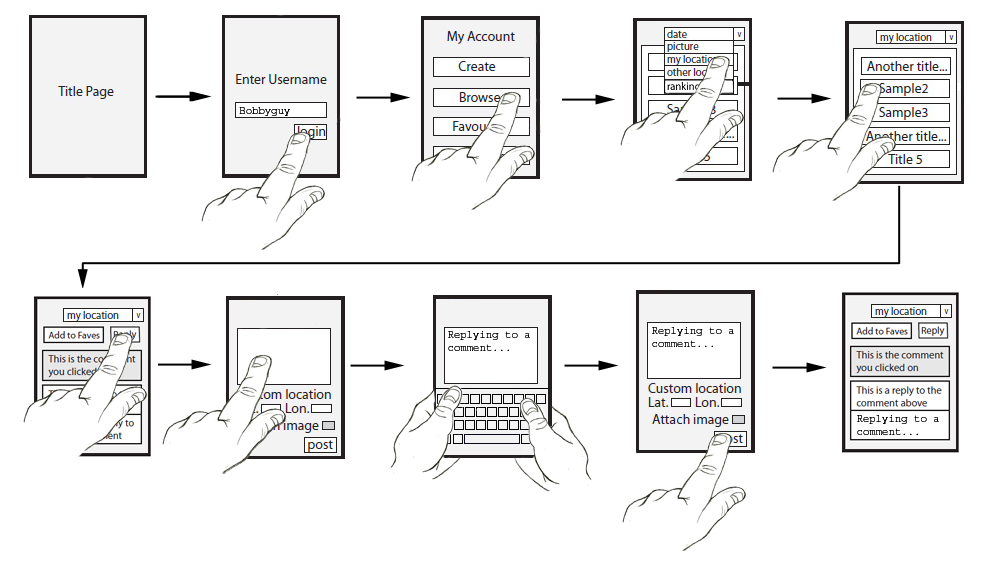
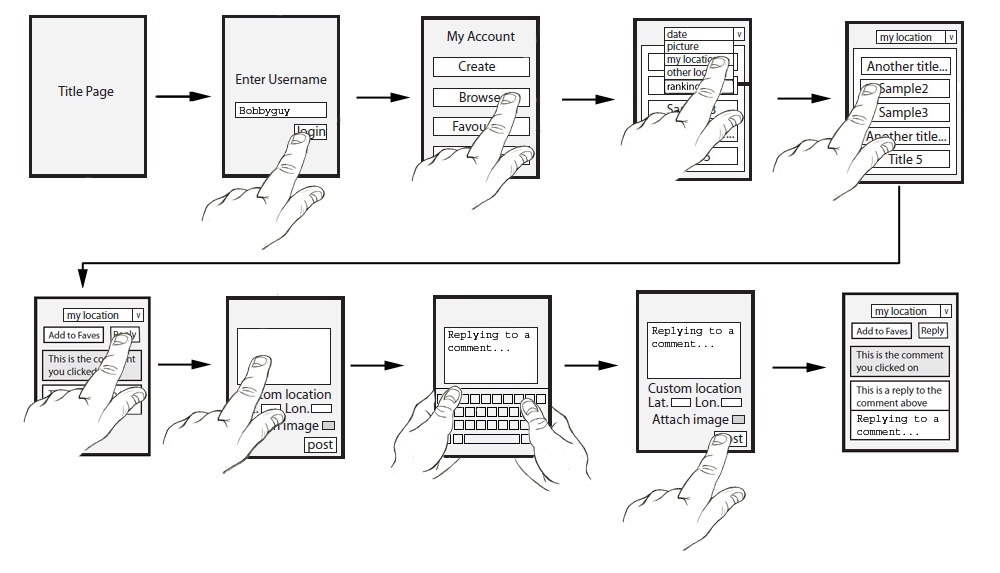
The second 1000px x 573px image is a revision of the first. Changes to its layers:
added layer "Layer 11" above "Layer 4" over [93, 413, 149, 446]
